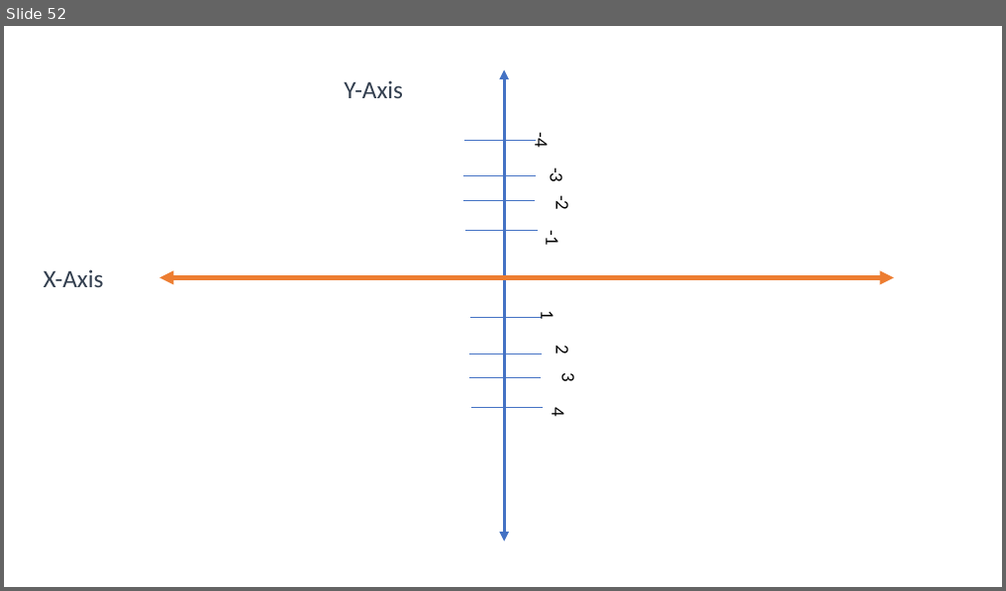
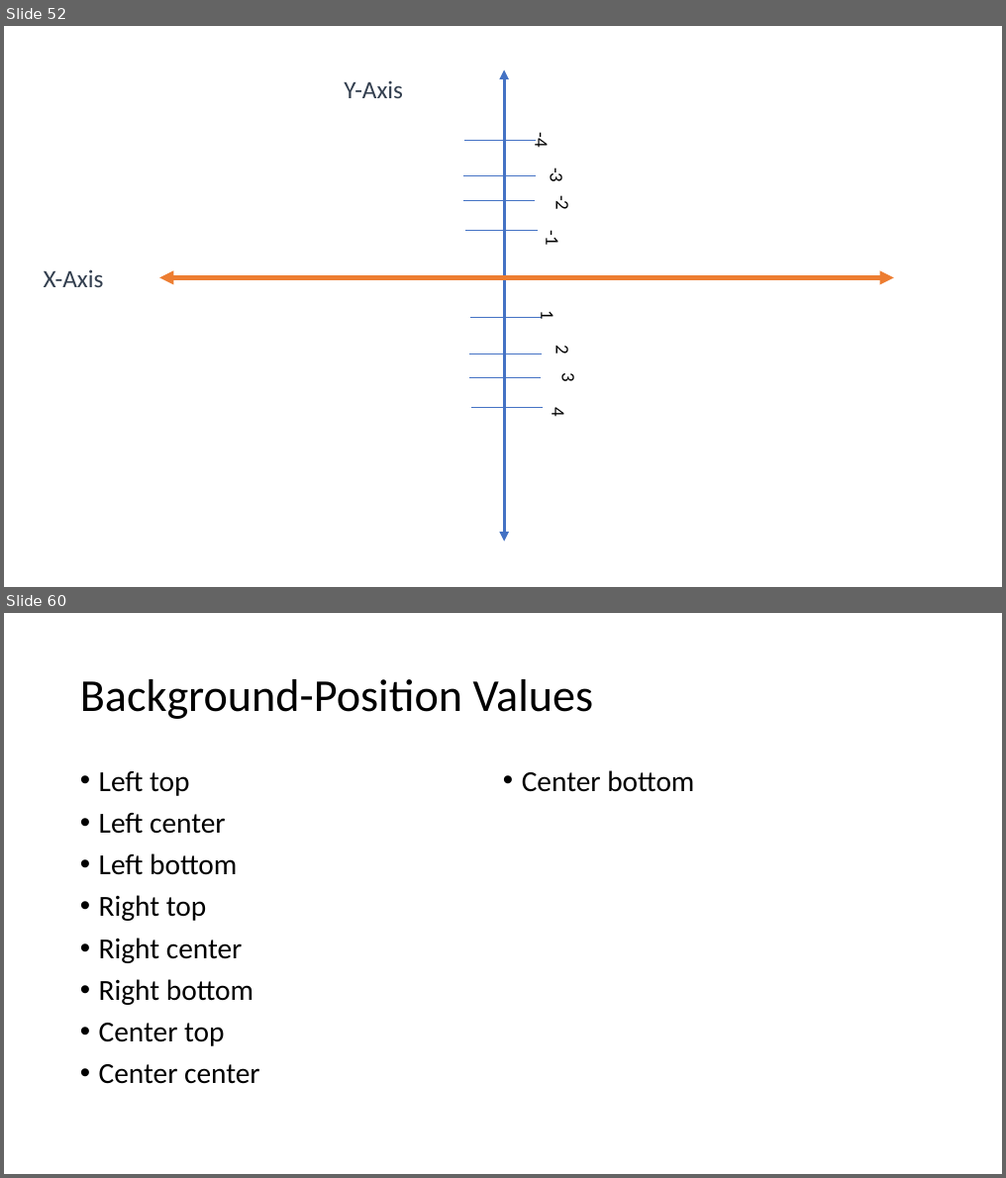
Before and after one commit to PiyushChaturvedii/Batch04, a slide deck: CSS.pptx. Shown one above the other, each under a label of ours: slide 52 before the commit, slides 52 and 60 after it; the slides between them are not shown. The pictures are 1006x591 and 1006x1178 pixels, drawn with LibreOffice and Linux fonts; fonts in the diff are those of the drawing. Boxes give left, top, right and bottom in pixels: in the first picture for what was removed or moved away, otherwise in the second. Text is boxed around its words. In the diff, an @@ line names an element or a change of style, - is before the commit and + after.

```diff
--- a/CSS.pptx
+++ b/CSS.pptx
@@ slide 60 added at (4,613,1002,1174), background #FFFFFF @@
@@ title added at (80,679,594,719), 44 pt, text #000000 @@
+Background-Position Values
@@ text added at (99,770,694,1084), 28 pt, text #000000 @@
+• Left top
+• Left center
+• Left bottom
+• Right top
+• Right center
+• Right bottom
+• Center top
+• Center center
+• Center bottom
```
Also in this commit, not shown: 12 other slides added, 9 other files.
